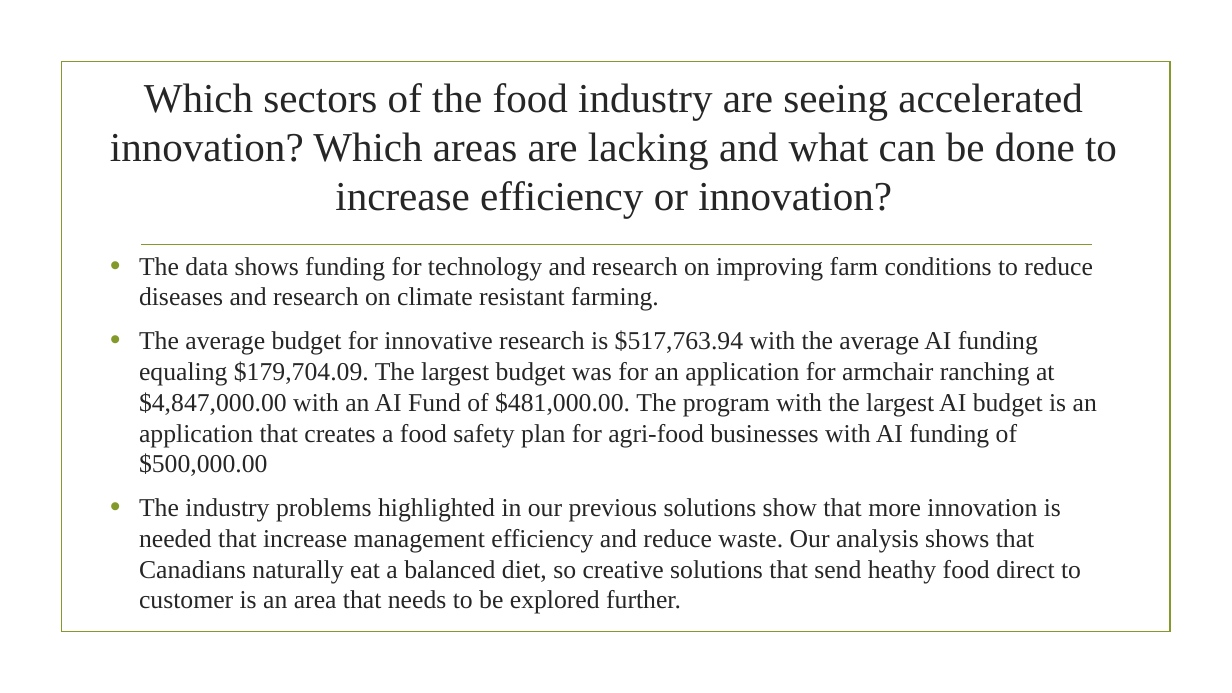
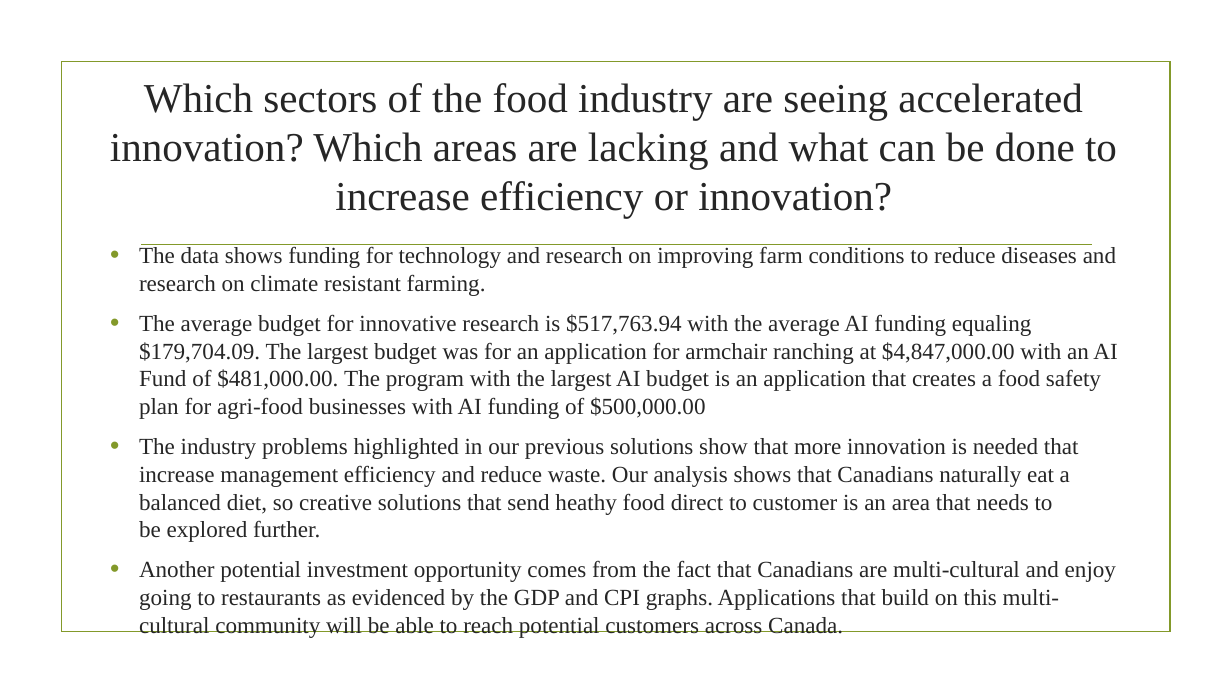
Before and after one commit to KrishnaCD93/DAAN-Capstone-Project, a slide deck: slide 44 of Capstone Presentation.pptx (slide 42 before the commit). Drawn at 1232x693 pixels with LibreOffice and Linux fonts; fonts in the diff are those of the drawing; background and template pictures are left out. Boxes give left, top, right and bottom in pixels: in the first picture for what was removed or moved away, otherwise in the second. Text is boxed around its words. In the diff, an @@ line names an element or a change of style, - is before the commit and + after.

```diff
--- a/Capstone Presentation.pptx
+++ b/Capstone Presentation.pptx
@@ text at <box>139,246,1117,542</box>: size 20 to 18 pt in "The data shows funding for technology and ...", "The average budget for innovative research is ...", "The industry problems highlighted in our previous ..." @@
@@ text at <box>139,560,1116,638</box>: paragraph added @@
+• Another potential investment opportunity comes from the fact that Canadians are multi-cultural and enjoy going to restaurants as evidenced by the GDP and CPI graphs. Applications that build on this multi-cultural community will be able to reach potential customers across Canada.
```
Also in this commit, not shown: 21 other slides changed, 2 slides added, 11 other files.
